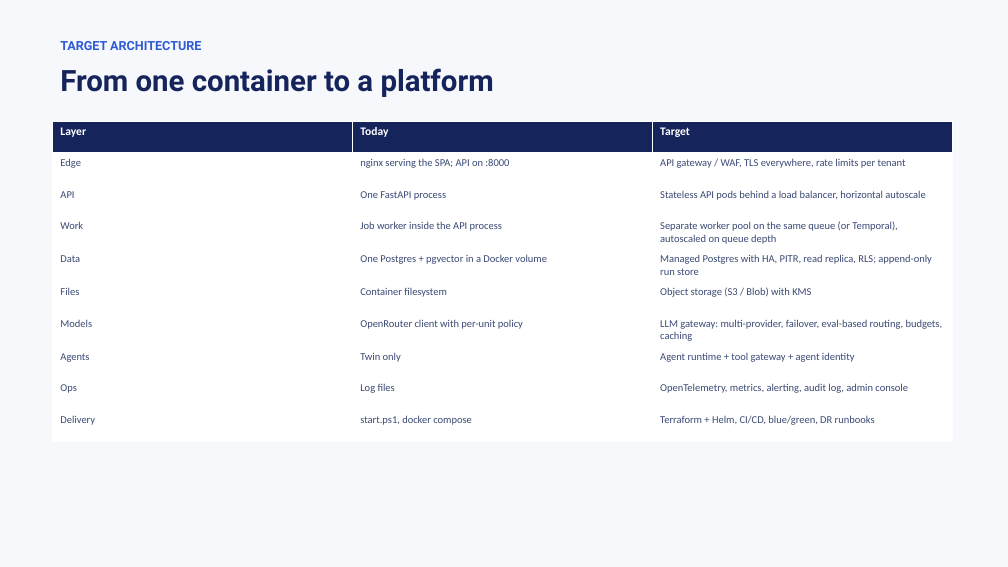
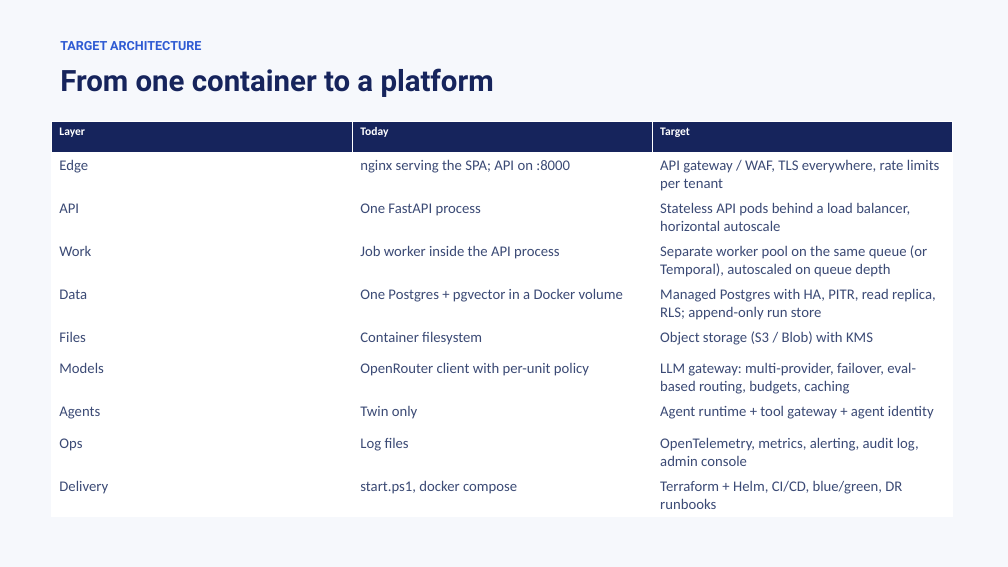
Before and after one commit to jayendukumar/agentify, a slide deck: slide 12 of demo-deck/axyntro-enterprise-readiness.pptx. Drawn at 1008x567 pixels with LibreOffice and Linux fonts; fonts in the diff are those of the drawing. Boxes give left, top, right and bottom in pixels: in the first picture for what was removed or moved away, otherwise in the second. Text is boxed around its words. In the diff, an @@ line names an element or a change of style, - is before the commit and + after.

```diff
--- a/demo-deck/axyntro-enterprise-readiness.pptx
+++ b/demo-deck/axyntro-enterprise-readiness.pptx
@@ table at (x1=52, y1=121, x2=954, y2=516) @@
@@ size 10 to 14 pt @@
```
Also in this commit, not shown: 2 other slides changed, 2 other files.
